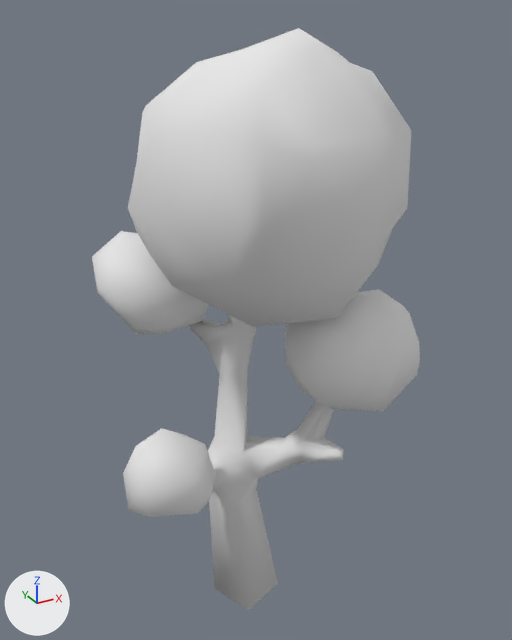
The OBJ model Assets/Trees/tree3.obj, before and after one commit.
Before and after are seen from a camera (50 mm lens) standing at (-4.35, -4.44, 7.13) and looking at (-1.26, 1.17, 4.33). Lighting does not change. The marker at lower left points along +X, +Y and +Z. Where no turn or scale is listed for an object, it has been applied to the vertices. Vertices at the same position are counted once.

Names of what the first picture shows: 'tree3'.
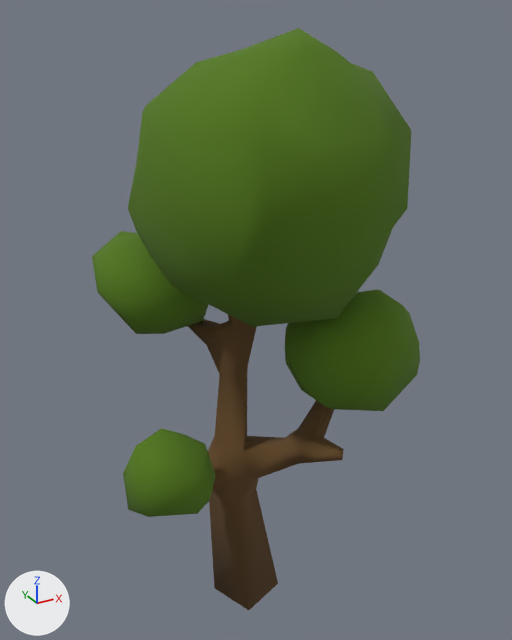
The newer file is also rescaled (x2.4), turned or shifted as a whole; pictures and numbers use the older file's frame.

Edits to the scene script, one JSON object a line:
```json
{"op": "add", "block": "mat_material_0", "code": ["mat_material_0 = principled_material('material_0')", "mat_material_0.base_color = (0.129, 0.0667, 0.0196)  # brown #654926", "mat_material_0.roughness = 1.0"]}
{"op": "add", "block": "mat_material_1", "code": ["mat_material_1 = principled_material('material_1')", "mat_material_1.base_color = (0.0863, 0.188, 0.00784)  # dark green #537816", "mat_material_1.roughness = 1.0"]}
{"block": "me_tree3", "where": "me_tree3.from_pydata(...)  # 252 vertices, 484 faces; spans x -2.8..0.14, y -0.28..2.36, z 1.0..7.0"}
{"block": "me_tree3", "where": "# used by ob_tree3; location = (0.0, 0.0, 0.0)"}
{"block": "me_tree3", "change": "me_tree3 part 1: all 136 faces that had it switch from mat_material_4 (white #e7e7e7) to mat_material_0 (brown #654926)"}
{"block": "me_tree3", "change": "me_tree3 part 2: all 348 faces that had it switch from mat_material_2 (white #e7e7e7) to mat_material_1 (dark green #537816)"}
```

Pixel boxes (x1, y1, x2, y2) of what changed, in the pictures (512 x 640 px):
```json
{"part": 1, "of": "me_tree3", "change": "recoloured", "before": [188, 315, 344, 610], "after": [188, 315, 344, 610], "on screen": "white to brown"}
{"part": 2, "of": "me_tree3", "change": "recoloured", "before": [92, 28, 420, 517], "after": [92, 28, 420, 517], "on screen": "white to green"}
```
